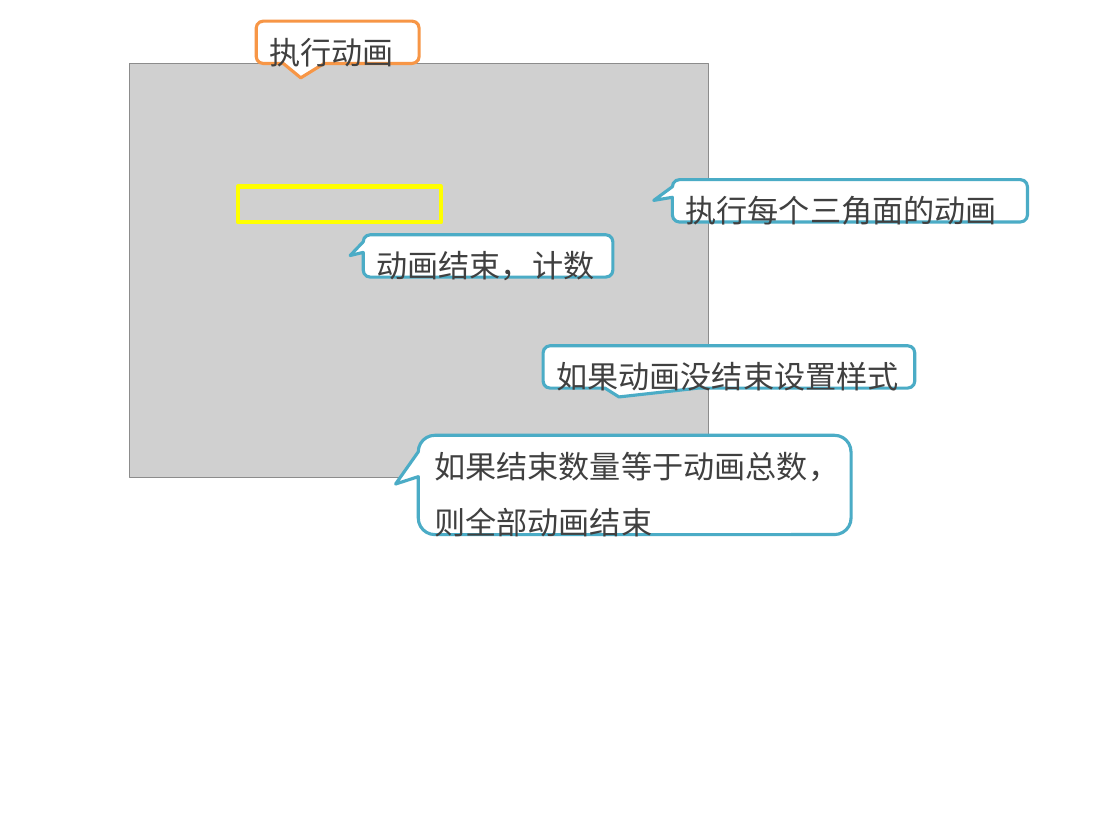
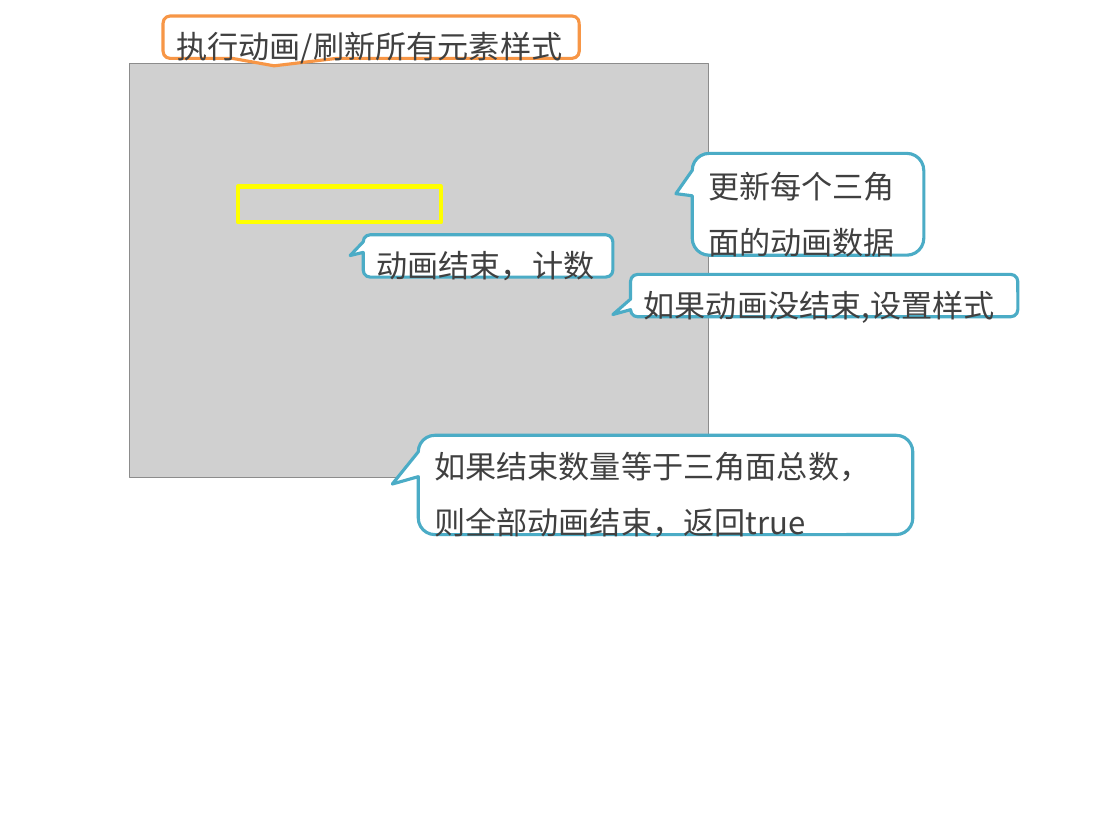
Before and after one commit to kong66/webAni, a slide deck: slide 22 of 23-svg-low-poly-transform/23.pptx. Drawn at 1120x840 pixels with LibreOffice and Linux fonts; fonts in the diff are those of the drawing; grey boxes stand for pictures. Boxes give left, top, right and bottom in pixels: in the first picture for what was removed or moved away, otherwise in the second. Text is boxed around its words. In the diff, an @@ line names an element or a change of style, - is before the commit and + after.

```diff
--- a/23-svg-low-poly-transform/23.pptx
+++ b/23-svg-low-poly-transform/23.pptx
@@ proportions changed in 3 elements at [631, 274, 1018, 317], [692, 153, 924, 255], [164, 16, 580, 58] @@
@@ rounded speech box "执行动画/刷新所有元素样式": place and size @@
-rounded speech box "执行动画/刷新所有元素样式" at [256, 21, 420, 64]
+rounded speech box "执行动画/刷新所有元素样式" at [164, 16, 580, 58]
@@ text in rounded speech box at [176, 32, 562, 67]: text changed @@
-执行动画
+执行动画/刷新所有元素样式
@@ rounded speech box "更新每个三角面的动画数据": place and size @@
-rounded speech box "更新每个三角面的动画数据" at [672, 179, 1027, 222]
+rounded speech box "更新每个三角面的动画数据" at [692, 153, 924, 255]
@@ text in rounded speech box at [708, 172, 895, 262]: text changed @@
-执行每个三角面的动画
+更新每个三角面的动画数据
@@ rounded speech box "如果动画没结束,设置样式": place and size @@
-rounded speech box "如果动画没结束,设置样式" at [543, 346, 915, 389]
+rounded speech box "如果动画没结束,设置样式" at [631, 274, 1018, 317]
@@ text in rounded speech box at [644, 291, 996, 325]: text changed @@
-如果动画没结束设置样式
+如果动画没结束,设置样式
@@ rounded speech box "如果结束数量等于三角面总数，则全部动画结束，返回true": place and size @@
-rounded speech box "如果结束数量等于三角面总数，则全部动画结束，返回true" at [418, 436, 850, 535]
+rounded speech box "如果结束数量等于三角面总数，则全部动画结束，返回true" at [418, 436, 913, 535]
@@ text in rounded speech box at [434, 452, 870, 537]: text changed @@
-如果结束数量等于动画总数，
-则全部动画结束
+如果结束数量等于三角面总数，则全部动画结束，返回true
```
Also in this commit, not shown: 20 other slides changed, 2 slides added, 1 slide removed, 2 other files.
